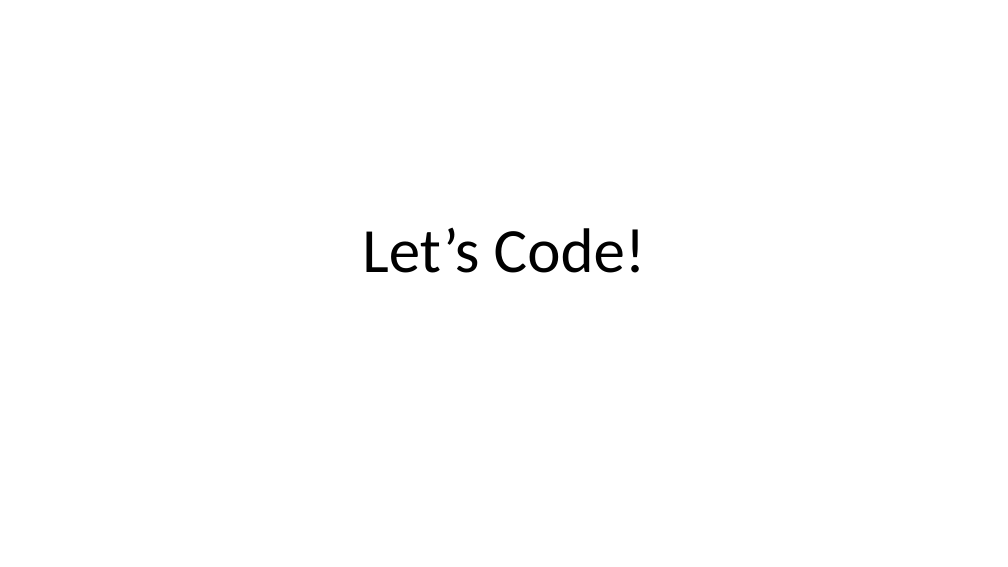
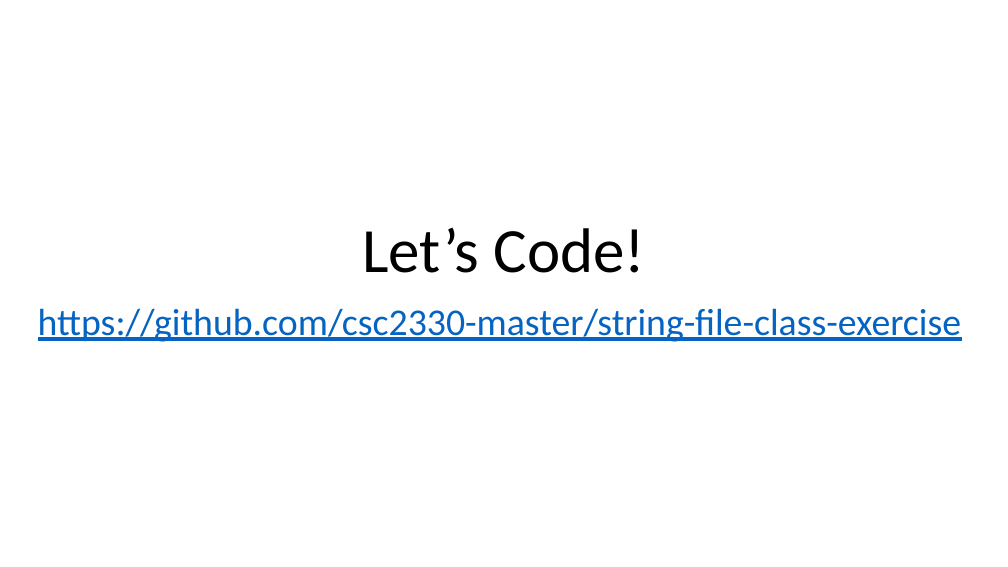
Before and after one commit to csc2330-master/string-file-class-exercise, a slide deck: slide 1 of instructions.pptx. Drawn at 1008x567 pixels with LibreOffice and Linux fonts; fonts in the diff are those of the drawing. Boxes give left, top, right and bottom in pixels: in the first picture for what was removed or moved away, otherwise in the second. Text is boxed around its words. In the diff, an @@ line names an element or a change of style, - is before the commit and + after.

```diff
--- a/instructions.pptx
+++ b/instructions.pptx
@@ subtitle added at (38,308,962,342), 36 pt, text #0563C1, underline @@
+https://github.com/csc2330-master/string-file-class-exercise
```
Also in this commit, not shown: 2 other files.
